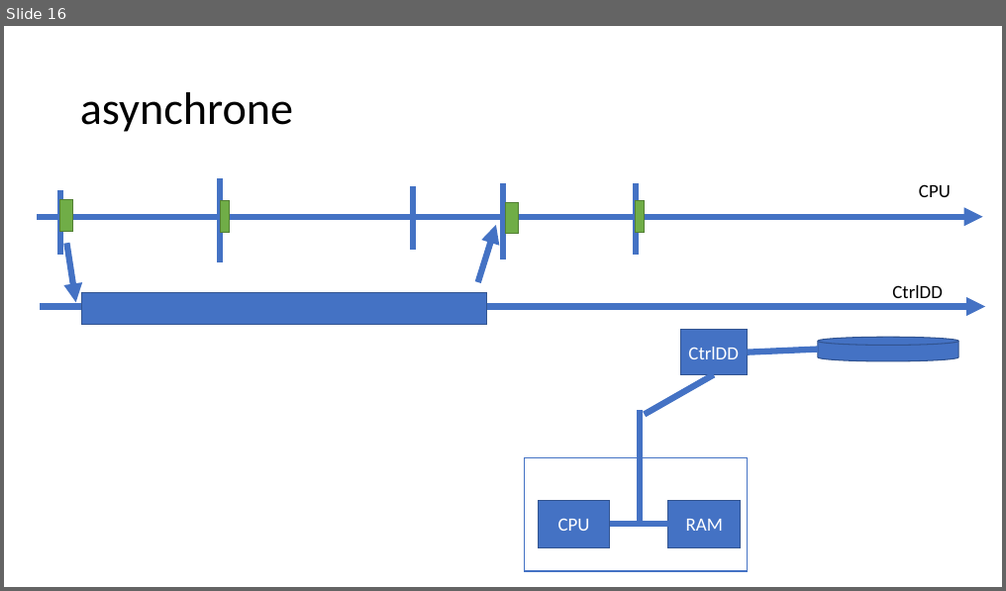
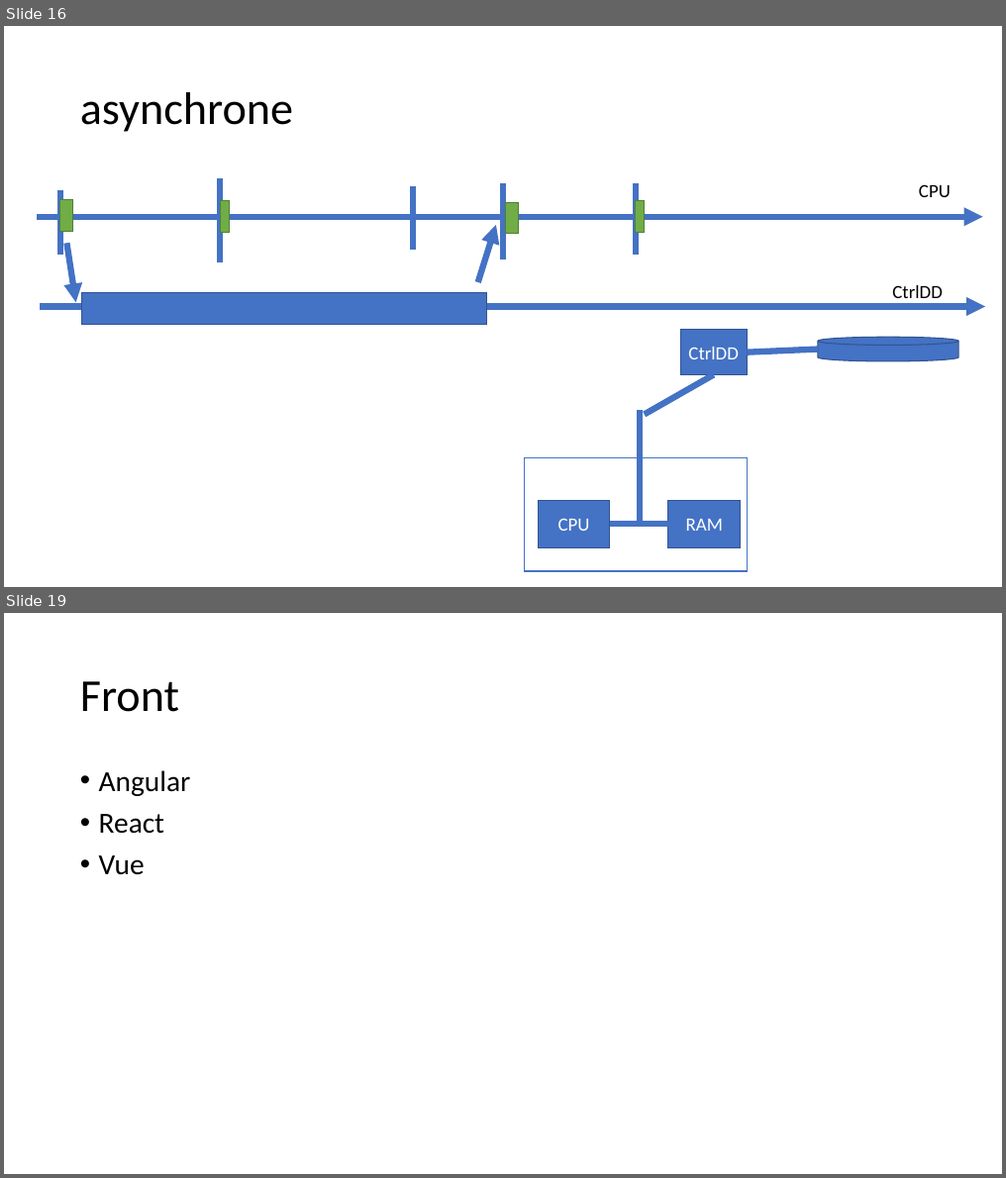
Before and after one commit to jlg-formation/tsr-sept-2022, a slide deck: Notes.pptx. Shown one above the other, each under a label of ours: slide 16 before the commit, slides 16 and 19 after it; the slides between them are not shown. The pictures are 1006x591 and 1006x1178 pixels, drawn with LibreOffice and Linux fonts; fonts in the diff are those of the drawing. Boxes give left, top, right and bottom in pixels: in the first picture for what was removed or moved away, otherwise in the second. Text is boxed around its words. In the diff, an @@ line names an element or a change of style, - is before the commit and + after.

```diff
--- a/Notes.pptx
+++ b/Notes.pptx
@@ slide 19 added at [4,613,1002,1174], background #FFFFFF @@
@@ title added at [80,681,179,712], 44 pt, text #000000 @@
+Front
@@ text added at [99,770,191,875], 28 pt, text #000000 @@
+• Angular
+• React
+• Vue
```
Also in this commit, not shown: 2 other slides added.
